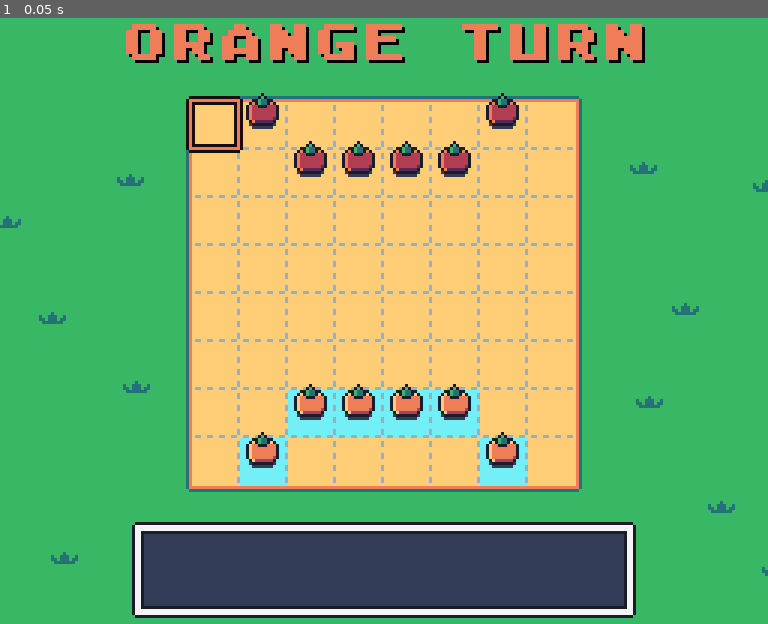
Above: before the commit, frame 1.
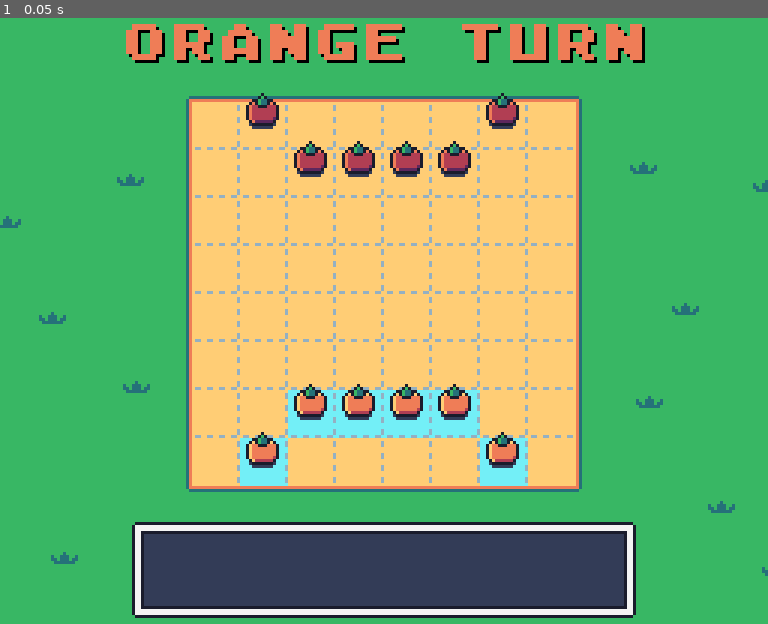
Above: after the commit, the same moment.

Repository: puzzud/Gardon
Game: Godot game, scene res://Scenes/Game.tscn
The game is run twice, just before and just after one commit, with the same random seed, the same clock (stepped at 60 frames per second) and the same inputs.
Inputs:
- Up to frame 1 (0.05 s): no input

The runs differ from the first frame. In frame 1, 0.3% of the frame differs, in the area x 24-32%, y 12-23%.

Commit message:
Cursor is initially hidden.

Diff:
--- a/Scripts/Game.gd
+++ b/Scripts/Game.gd
@@ -18,6 +18,8 @@
 	initializeBoard()
 
 	setTeamTurnIndex(teamTurnIndex)
+
+	$Cursor.visible = false
 
 func initializeBoard():
 	$Board.clear()
